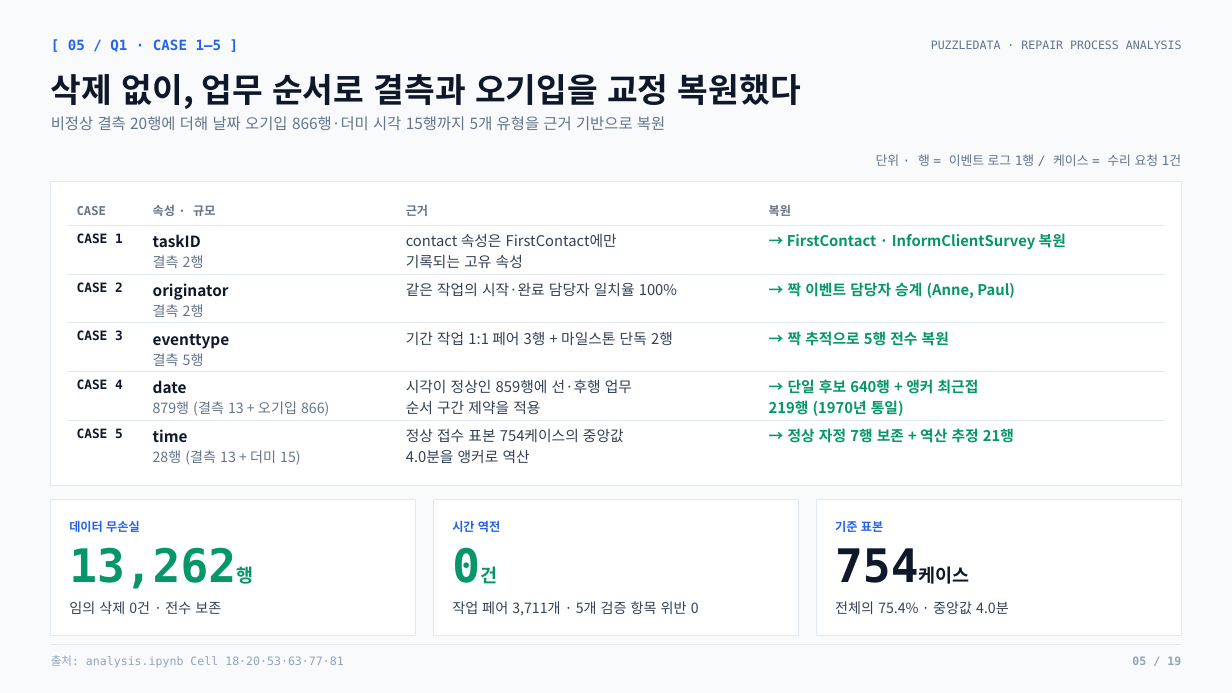
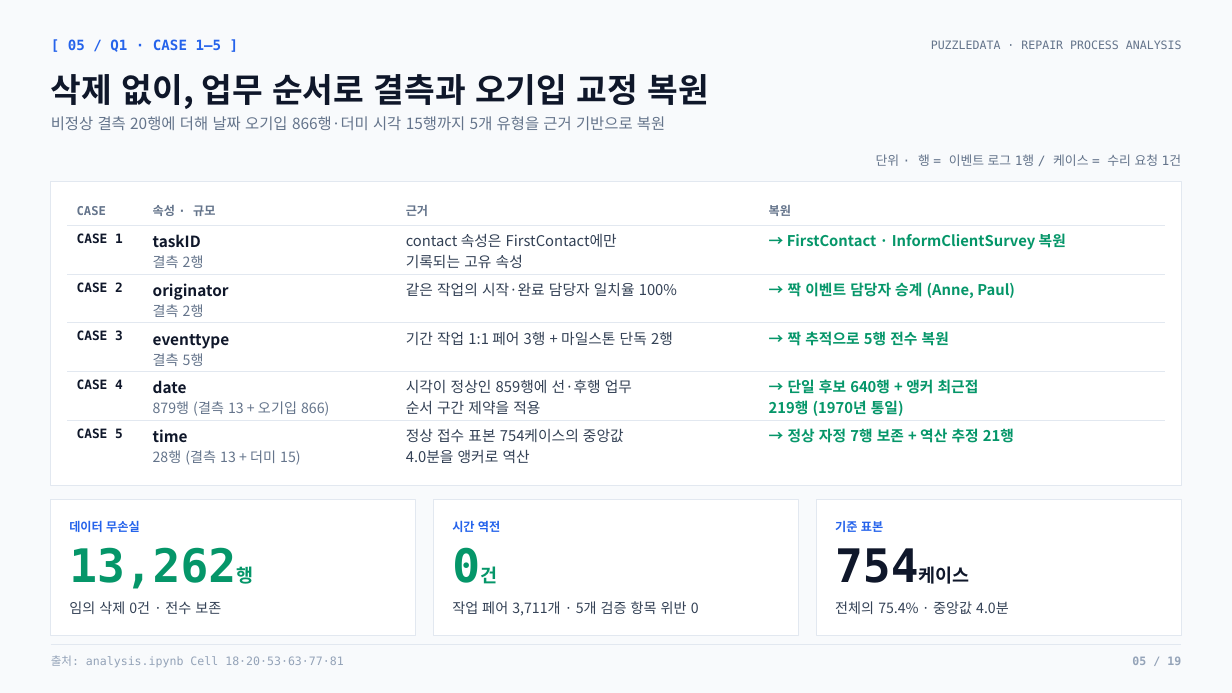
Before and after one commit to nus1245/puzzle_data, a slide deck: slide 5 of outputs/pptx/puzzledata_repair_report.pptx. Drawn at 1232x693 pixels with LibreOffice and Linux fonts; fonts in the diff are those of the drawing. Boxes give left, top, right and bottom in pixels: in the first picture for what was removed or moved away, otherwise in the second. Text is boxed around its words. In the diff, an @@ line names an element or a change of style, - is before the commit and + after.

```diff
--- a/outputs/pptx/puzzledata_repair_report.pptx
+++ b/outputs/pptx/puzzledata_repair_report.pptx
@@ text at (x1=51, y1=74, x2=708, y2=109): text changed @@
-삭제 없이, 업무 순서로 결측과 오기입을 교정 복원했다
+삭제 없이, 업무 순서로 결측과 오기입 교정 복원
```
Also in this commit, not shown: 2 other files.
